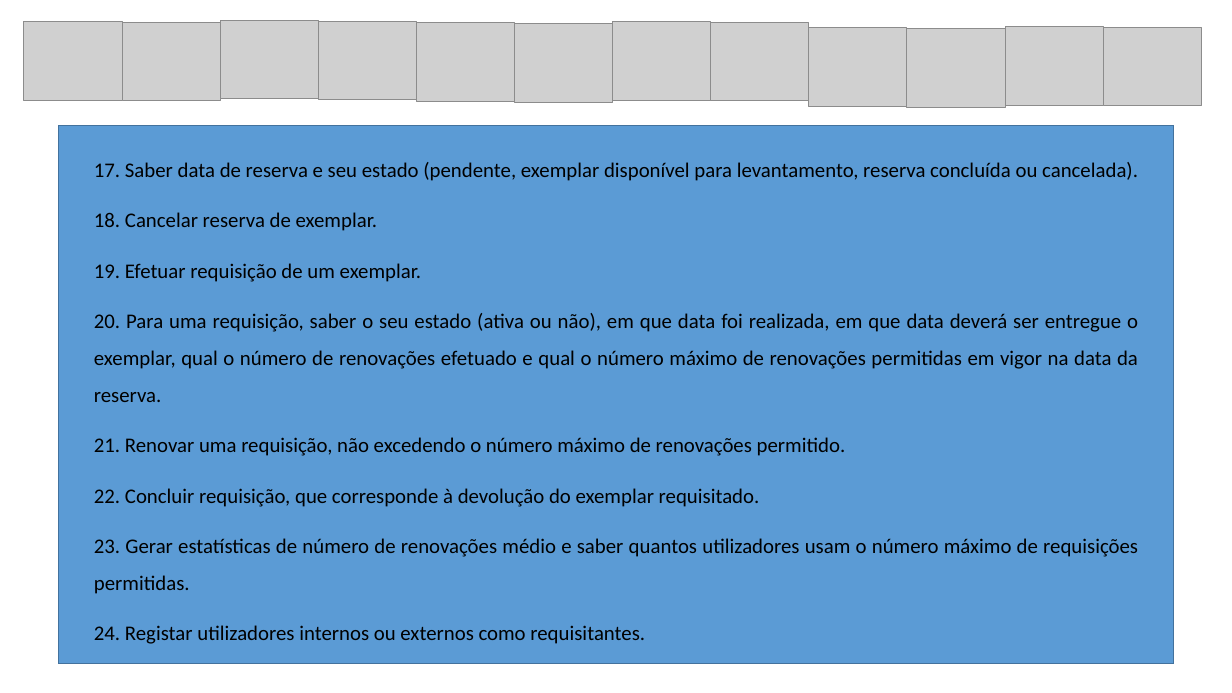
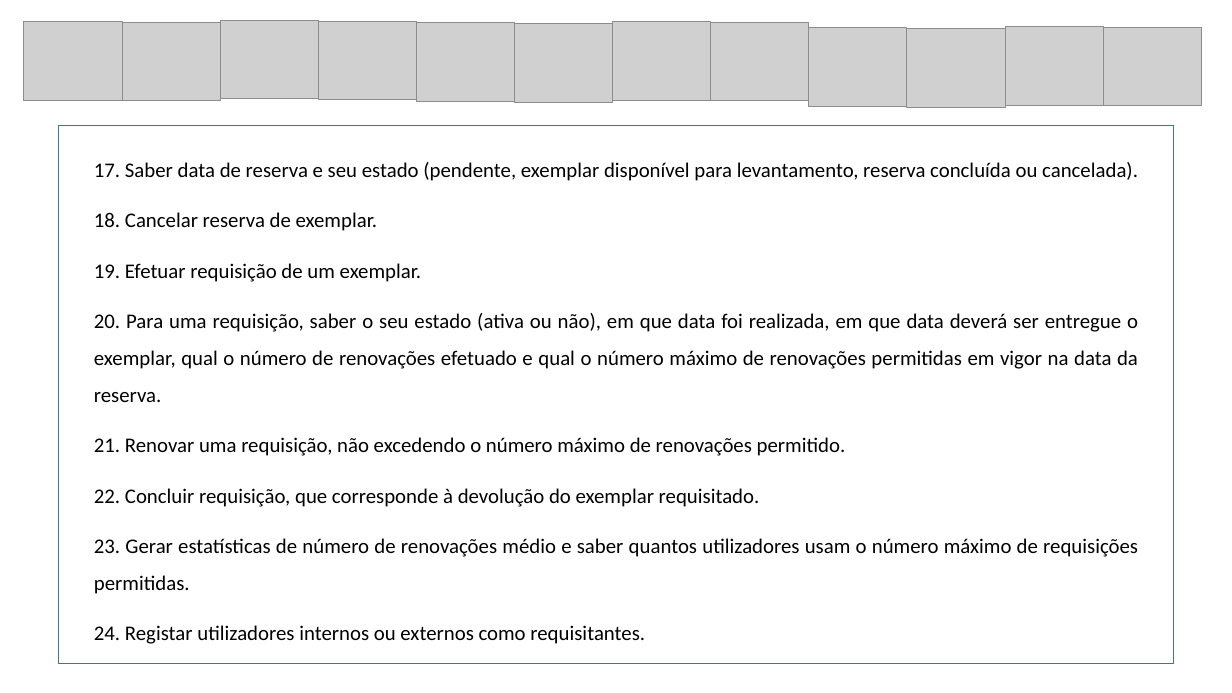
Before and after one commit to b-p3r/BD-1516, a slide deck: slide 11 of begininPP.pptx. Drawn at 1232x693 pixels with LibreOffice and Linux fonts; fonts in the diff are those of the drawing; grey boxes stand for pictures. Boxes give left, top, right and bottom in pixels: in the first picture for what was removed or moved away, otherwise in the second. Text is boxed around its words. In the diff, an @@ line names an element or a change of style, - is before the commit and + after.

```diff
--- a/begininPP.pptx
+++ b/begininPP.pptx
@@ rectangle at [58,126,1174,664]: fill #5B9BD5 to #FFFFFF @@
```
Also in this commit, not shown: 7 other slides changed, 3 slides added.
